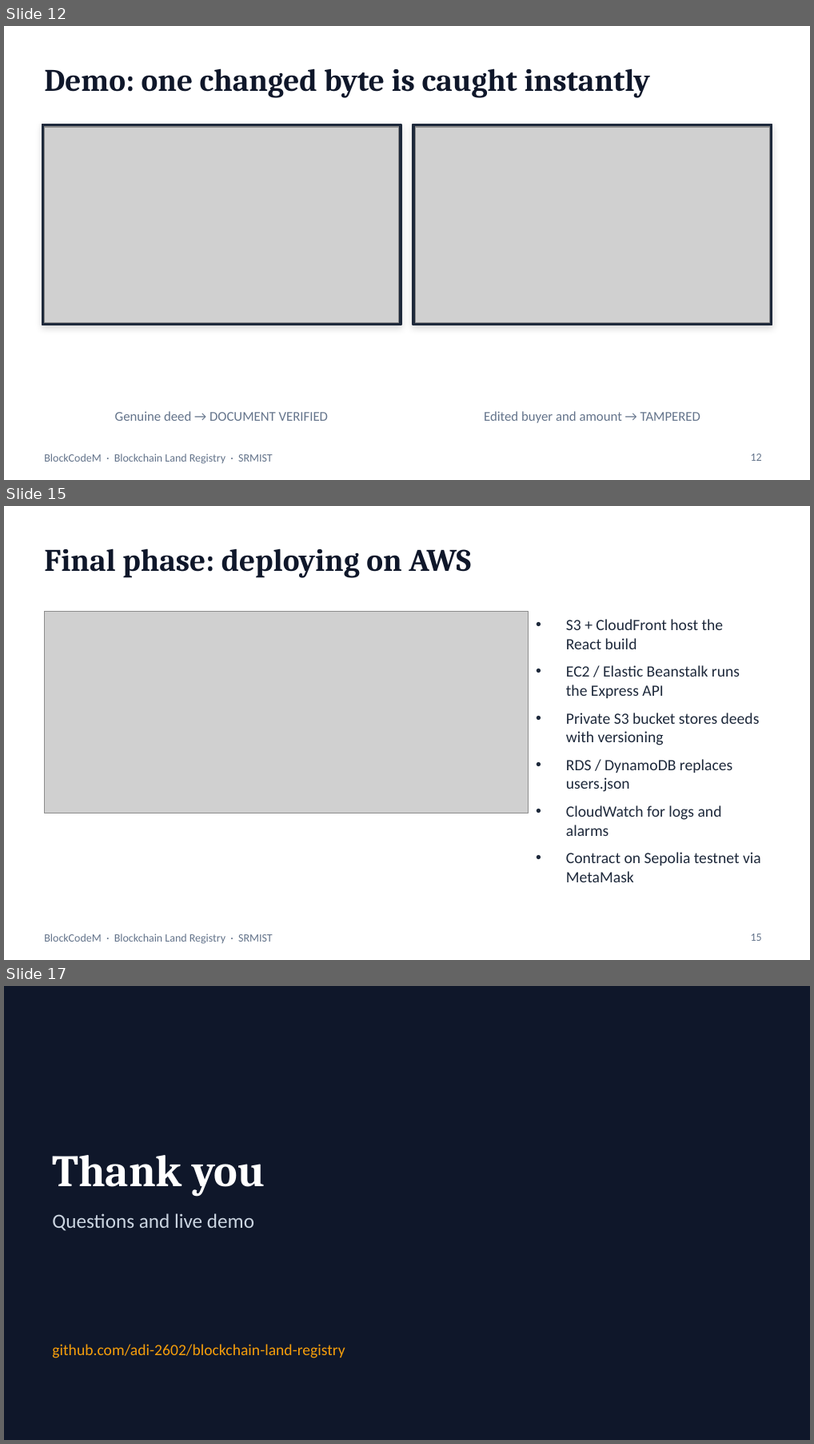
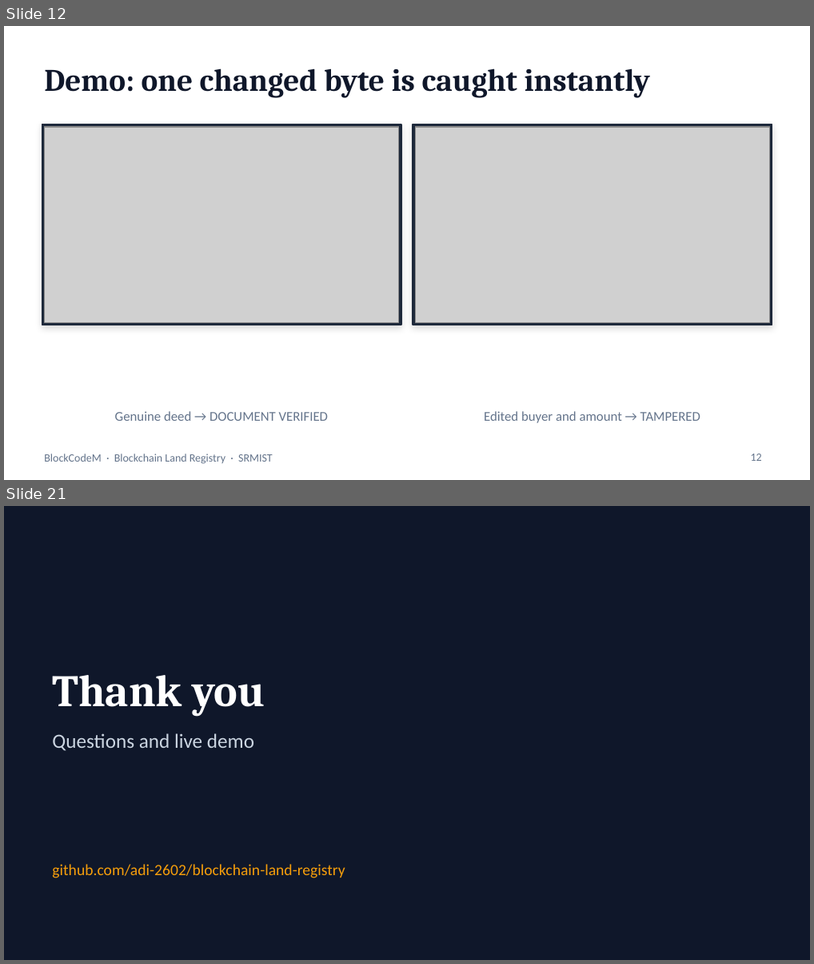
Before and after one commit to Adi-2602/blockchain-land-registry, a slide deck: docs/BlockCodeM_Land_Registry_Final_PPT.pptx. Shown one above the other, each under a label of ours: slides 12, 15 and 17 before the commit, slides 12 and 21 after it; the slides between them are not shown. The pictures are 814x1444 and 814x964 pixels, drawn with LibreOffice and Linux fonts; fonts in the diff are those of the drawing; grey boxes stand for pictures. Boxes give left, top, right and bottom in pixels: in the first picture for what was removed or moved away, otherwise in the second. Text is boxed around its words. In the diff, an @@ line names an element or a change of style, - is before the commit and + after.

Commit message:
Update README, report and PPT with AWS + MetaMask integration

```diff
--- a/docs/BlockCodeM_Land_Registry_Final_PPT.pptx
+++ b/docs/BlockCodeM_Land_Registry_Final_PPT.pptx
@@ slide 15 removed at (x1=4, y1=506, x2=810, y2=960), background #FFFFFF; not listed: 1 template element that a slide beside it also shows @@
@@ title removed at (x1=44, y1=548, x2=471, y2=578) @@
-Final phase: deploying on AWS
@@ picture removed at (x1=44, y1=611, x2=528, y2=813) @@
@@ text removed at (x1=566, y1=619, x2=762, y2=882) @@
-• S3 + CloudFront host the React build
-• EC2 / Elastic Beanstalk runs the Express API
-• Private S3 bucket stores deeds with versioning
-• RDS / DynamoDB replaces users.json
-• CloudWatch for logs and alarms
-• Contract on Sepolia testnet via MetaMask
@@ page number removed at (x1=751, y1=933, x2=762, y2=940) @@
-15
@@ what was slide 17 is now slide 21 @@
```
Also in this commit, not shown: 8 slides changed, 5 slides added, 5 other files.
